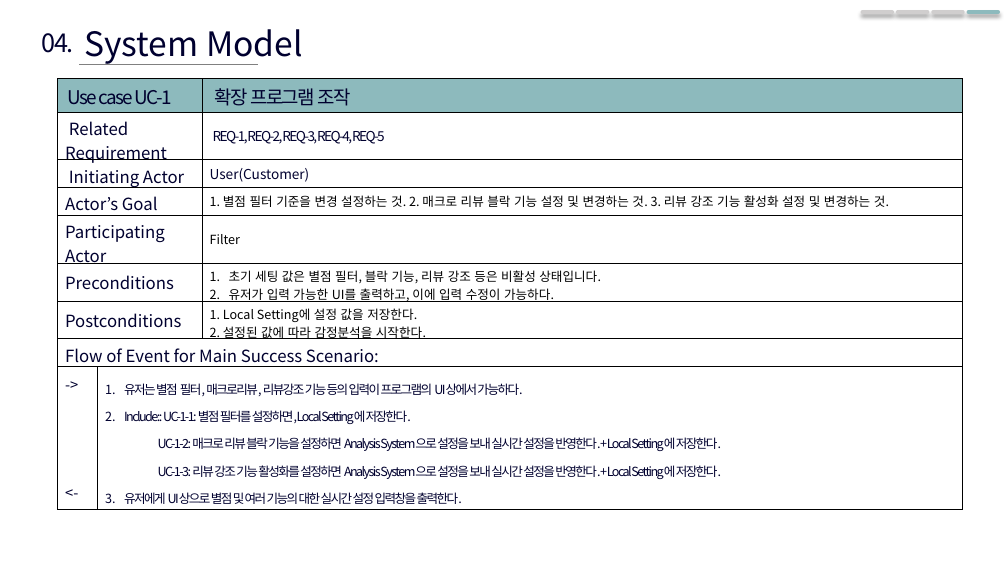
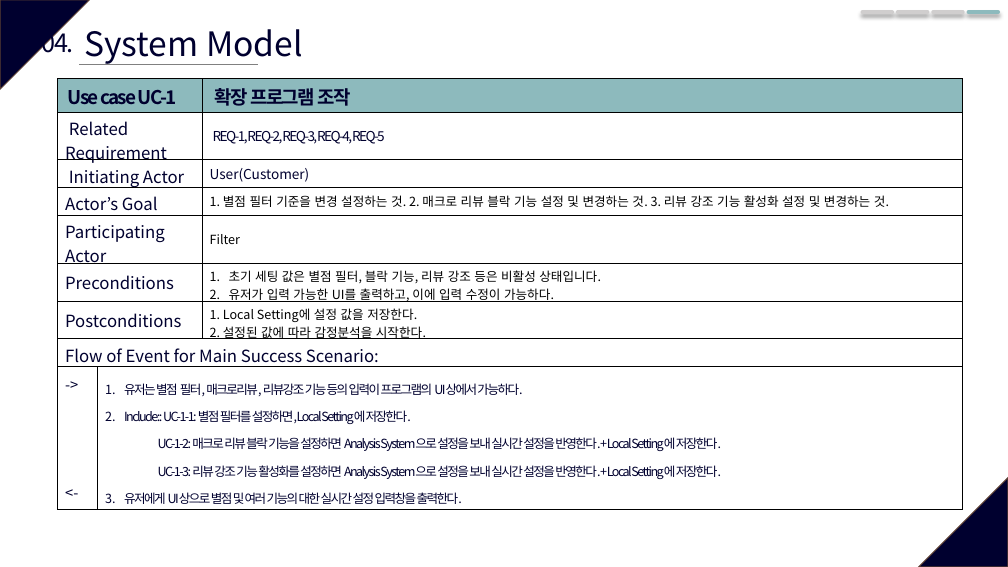
Before and after one commit to SWE-15-Team/Sentiment-Analysis-System, a slide deck: slide 14 of Checkpoint_1st.pptx (slide 5 before the commit). Drawn at 1008x567 pixels with LibreOffice and Linux fonts; fonts in the diff are those of the drawing. Boxes give left, top, right and bottom in pixels: in the first picture for what was removed or moved away, otherwise in the second. Text is boxed around its words. In the diff, an @@ line names an element or a change of style, - is before the commit and + after.

```diff
--- a/Checkpoint_1st.pptx
+++ b/Checkpoint_1st.pptx
@@ triangle added at (x1=0, y1=0, x2=89, y2=89), fill #00002F, outline #5B3F33 1 pt @@
@@ table at (x1=57, y1=79, x2=963, y2=510) @@
@@ bold on in "Use case UC-1", "확장 프로그램 조작" @@
@@ triangle added at (x1=919, y1=478, x2=1008, y2=567), fill #00002F, outline #5B3F33 1 pt @@
```
Also in this commit, not shown: 6 other slides changed, 14 slides added, 1 other file.
